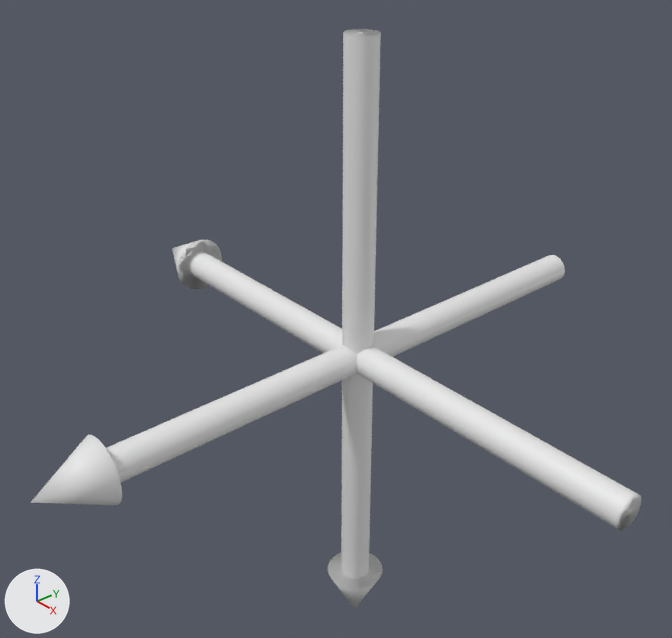
Two versions of the Blender file data/gizmo_translate.blend, one commit apart.
The view is the same before and after, from a 50 mm camera at (0.943, -0.86, 0.757) aimed at (-0.053, 0.0, 0.044). Lighting does not change. The marker at lower left points along +X, +Y and +Z.

Objects in the first picture: 'x', 'y', 'z'.
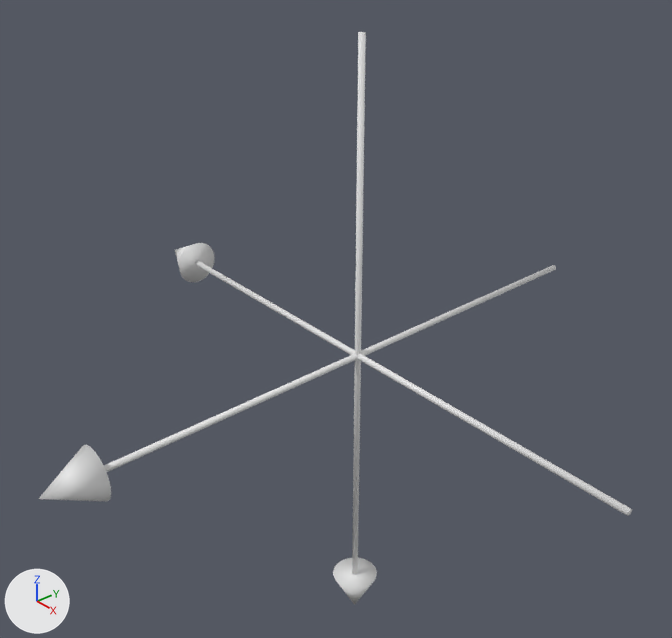
Location of each change, [x1, y1, x2, y2] in pixels of the pictures (672 x 638 px; the box of a moved part takes in the faces that stretch with it):
'z', reshaped, turned, rescaled
    before: [328, 29, 383, 609]
    after: [39, 265, 556, 502]
'y', reshaped, turned, rescaled
    before: [31, 255, 565, 505]
    after: [333, 32, 377, 605]
'x', reshaped, rescaled
    before: [172, 240, 641, 530]
    after: [175, 243, 632, 516]
part 1 of me_cylinder_005, moved or reshaped
    before: [172, 240, 222, 289]
    after: [175, 243, 215, 282]
part 2 of me_cylinder_005, moved or reshaped
    before: [189, 252, 641, 530]
    after: [195, 260, 632, 516]
part 3 of me_cylinder_004, moved or reshaped
    before: [328, 552, 383, 609]
    after: [39, 445, 111, 502]
part 4 of me_cylinder_004, moved or reshaped
    before: [341, 29, 381, 579]
    after: [104, 265, 556, 472]
part 5 of me_cylinder_003, moved or reshaped
    before: [31, 435, 122, 505]
    after: [333, 558, 377, 605]
part 6 of me_cylinder_003, moved or reshaped
    before: [106, 255, 565, 482]
    after: [352, 32, 366, 575]

The change in detail:
me_cylinder_005 has 97 vertices, 67 faces and spans x -2.0..2.0, y -2.0..2.0, z -1.0..1.1.
me_cylinder_005 is used by ob_x; location (0.0, 0.0, 0.0); rotation (0.0, 1.571, 3.142), in degrees (0, 90, 180); scale (0.025, 0.025, 0.5).
me_cylinder_005 part 1: the loose piece of 33 vertices spanning x -2.0..2.0, y -2.0..2.0, z 0.9..1.1 is scaled about its middle by (0.5, 0.5, 10), then moved by (0.0, 0.0, 11.5).
me_cylinder_005 part 2: the loose piece of 64 vertices spanning x -1.0..1.0, y -1.0..1.0, z -1.0..1.0 is multiplied about its middle by the matrix ((0.0, -0.125, 0.0), (0.125, 0.0, 0.0), (0.0, 0.0, 12.5)).
me_cylinder_004 has 97 vertices, 67 faces and spans x -2.0..2.0, y -2.0..2.0, z -1.0..1.1.
me_cylinder_004 is used by ob_z; location (0.0, 0.0, 0.0); rotation (0.0, 3.142, 0.0), in degrees (0, 180, 0); scale (0.025, 0.025, 0.5).
me_cylinder_004 part 3: the loose piece of 33 vertices spanning x -2.0..2.0, y -2.0..2.0, z 0.9..1.1 is scaled about its middle by (0.5, 0.5, 10), then moved by (0.0, 0.0, 11.5).
me_cylinder_004 part 4: the loose piece of 64 vertices spanning x -1.0..1.0, y -1.0..1.0, z -1.0..1.0 is multiplied about its middle by the matrix ((0.0, -0.125, 0.0), (0.125, 0.0, 0.0), (0.0, 0.0, 12.5)).
me_cylinder_003 has 97 vertices, 67 faces and spans x -2.0..2.0, y -2.0..2.0, z -1.0..1.1.
me_cylinder_003 is used by ob_y; location (0.0, 0.0, 0.0); rotation (-1.571, 0.0, 3.142), in degrees (-90, 0, 180); scale (0.025, 0.025, 0.5).
me_cylinder_003 part 5: the loose piece of 33 vertices spanning x -2.0..2.0, y -2.0..2.0, z 0.9..1.1 is scaled about its middle by (0.5, 0.5, 10), then moved by (0.0, 0.0, 11.5).
me_cylinder_003 part 6: the loose piece of 64 vertices spanning x -1.0..1.0, y -1.0..1.0, z -1.0..1.0 is multiplied about its middle by the matrix ((0.0, -0.125, 0.0), (0.125, 0.0, 0.0), (0.0, 0.0, 12.5)).
Object 'x' (ob_x) is rescaled from (0.025, 0.025, 0.5) to (0.04, 0.04, 0.04).
Object 'z' (ob_z) turns from (0, 180, 0) to (90, 0, 0) degrees about x, y and z.
Object 'z' (ob_z) is rescaled from (0.025, 0.025, 0.5) to (0.04, 0.04, 0.04).
Object 'y' (ob_y) turns from (-90, 0, 180) to (0, 180, 0) degrees about x, y and z.
Object 'y' (ob_y) is rescaled from (0.025, 0.025, 0.5) to (0.04, 0.04, 0.04).
